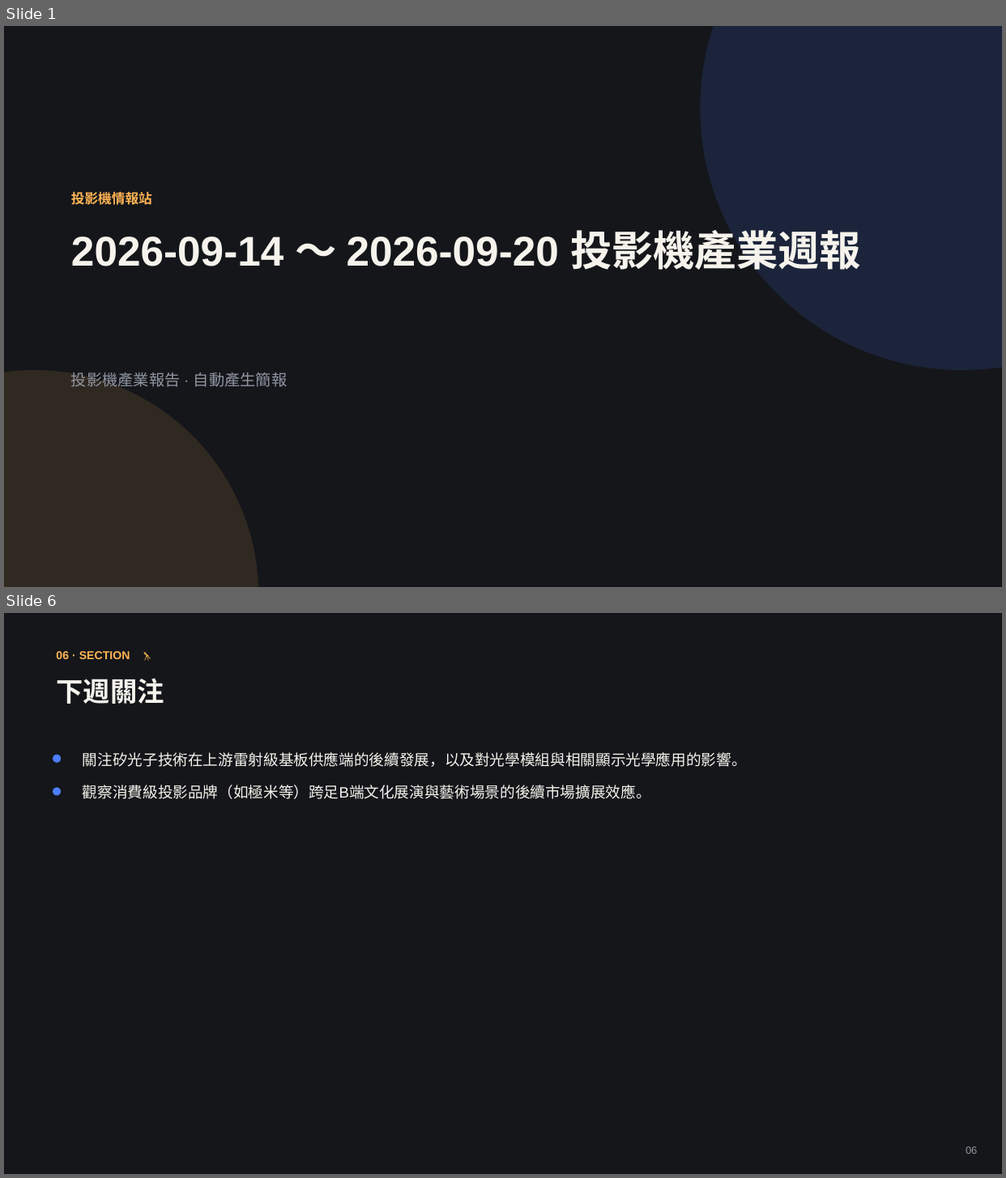
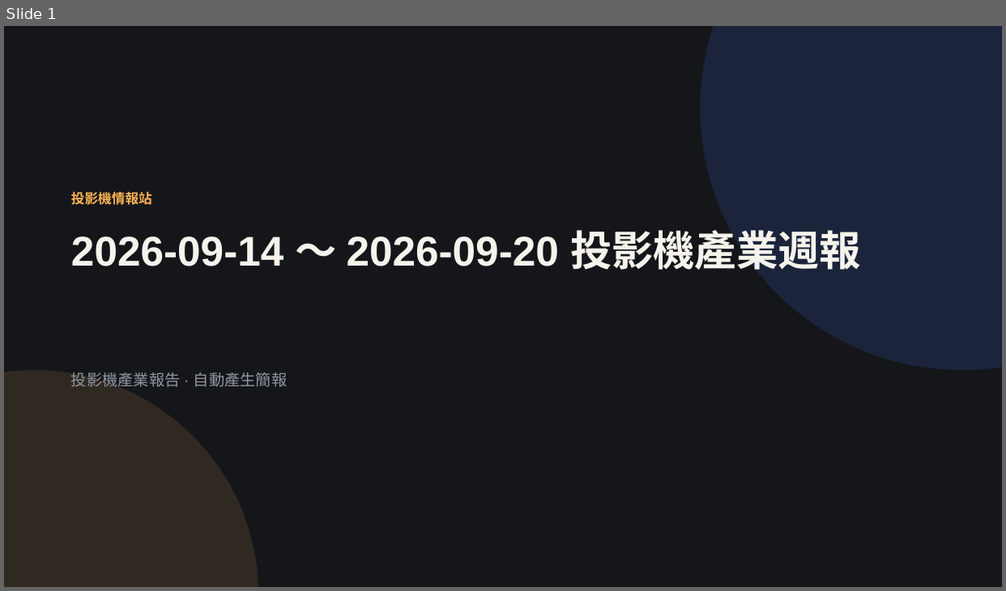
Before and after one commit to coffee30233-gif/Project-Insight, a slide deck: data/reports/2026-W38.pptx. Shown one above the other, each under a label of ours: slides 1 and 6 before the commit, slide 1 after it; the slides between them are not shown. The pictures are 1006x1178 and 1006x591 pixels, drawn with LibreOffice and Linux fonts; fonts in the diff are those of the drawing. Boxes give left, top, right and bottom in pixels: in the first picture for what was removed or moved away, otherwise in the second. Text is boxed around its words. In the diff, an @@ line names an element or a change of style, - is before the commit and + after.

```diff
--- a/data/reports/2026-W38.pptx
+++ b/data/reports/2026-W38.pptx
@@ slide 6 removed at [4, 613, 1002, 1174], background #14161A @@
@@ text removed at [56, 651, 130, 659] @@
-06 · SECTION 🔭
@@ text removed at [56, 678, 164, 704] @@
-下週關注
@@ ellipse removed at [53, 755, 61, 763] @@
@@ text removed at [83, 752, 747, 767] @@
-關注矽光子技術在上游雷射級基板供應端的後續發展，以及對光學模組與相關顯示光學應用的影響。
@@ ellipse removed at [53, 787, 61, 796] @@
@@ text removed at [83, 785, 651, 799] @@
-觀察消費級投影品牌（如極米等）跨足B端文化展演與藝術場景的後續市場擴展效應。
@@ text removed at [965, 1147, 977, 1154] @@
-06
```
Also in this commit, not shown: 4 slides changed, 1 slide added, 1 other slide removed, 5 other files.
